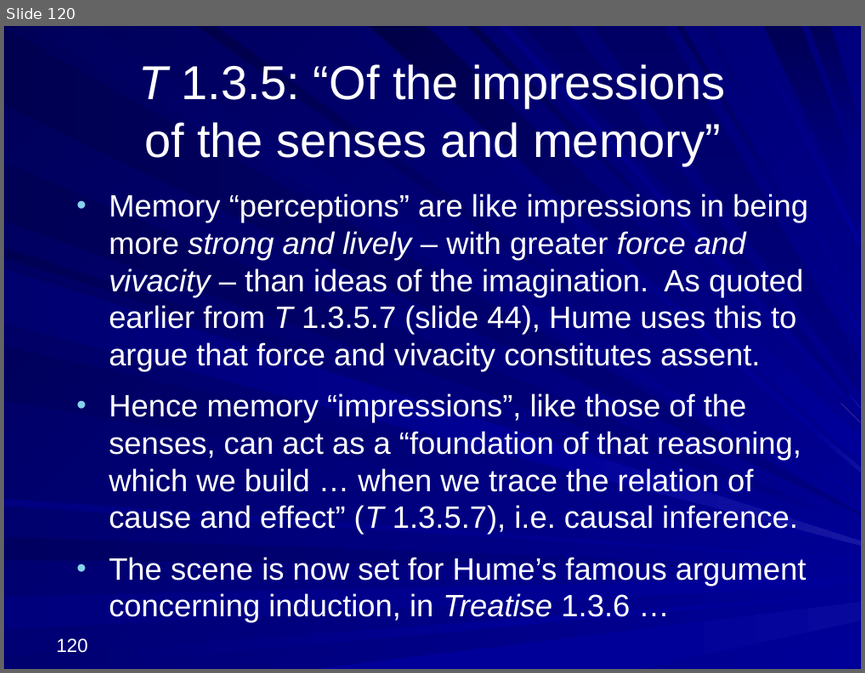
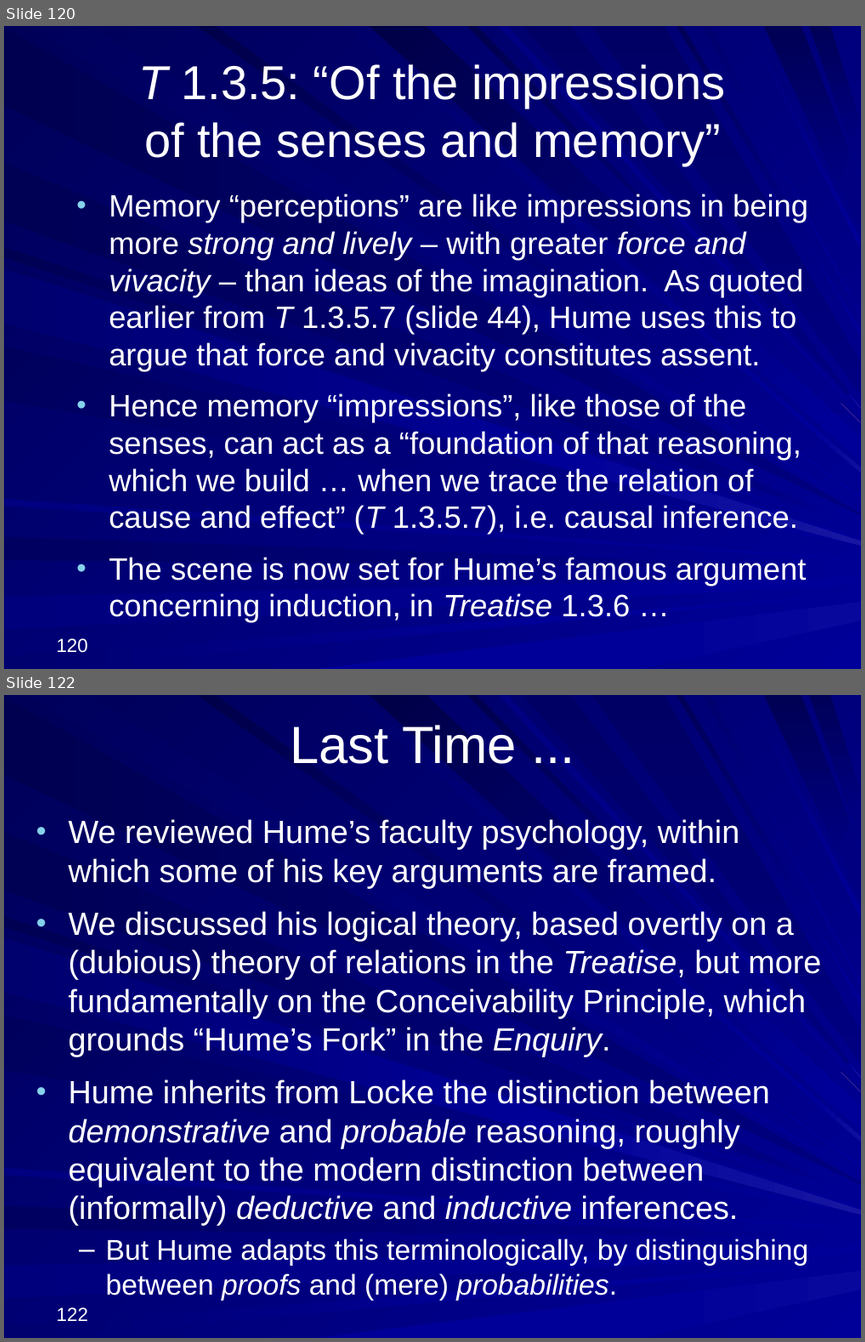
Before and after one commit to englishphilosophy/hume-texts-online, a slide deck: teaching/lectures/2024_Hume_MT_current.pptx. Shown one above the other, each under a label of ours: slide 120 before the commit, slides 120 and 122 after it; the slides between them are not shown. The pictures are 865x673 and 865x1342 pixels, drawn with LibreOffice and Linux fonts; fonts in the diff are those of the drawing. Boxes give left, top, right and bottom in pixels: in the first picture for what was removed or moved away, otherwise in the second. Text is boxed around its words. In the diff, an @@ line names an element or a change of style, - is before the commit and + after.

```diff
--- a/teaching/lectures/2024_Hume_MT_current.pptx
+++ b/teaching/lectures/2024_Hume_MT_current.pptx
@@ slide 122 added at (4,695,861,1338), background gradient #000078 to #000099; not listed: 37 template elements that a slide beside it also shows @@
@@ title added at (290,725,517,764), 44 pt, text #FFFFFF @@
+Last Time ...
@@ text added at (69,819,821,1300), 27 pt, text #FFFFFF @@
+• We reviewed Hume’s faculty psychology, within which some of his key arguments are framed.
+• We discussed his logical theory, based overtly on a (dubious) theory of relations in the Treatise, but more fundamentally on the Conceivability Principle, which grounds “Hume’s Fork” in the Enquiry.
+• Hume inherits from Locke the distinction between demonstrative and probable reasoning, roughly equivalent to the modern distinction between (informally) deductive and inductive inferences.
+  – But Hume adapts this terminologically, by distinguishing between proofs and (mere) probabilities.
@@ page number added at (57,1307,88,1321), 16 pt, text #FFFFFF @@
+122
```
Also in this commit, not shown: 41 other slides added, 5 other files.
